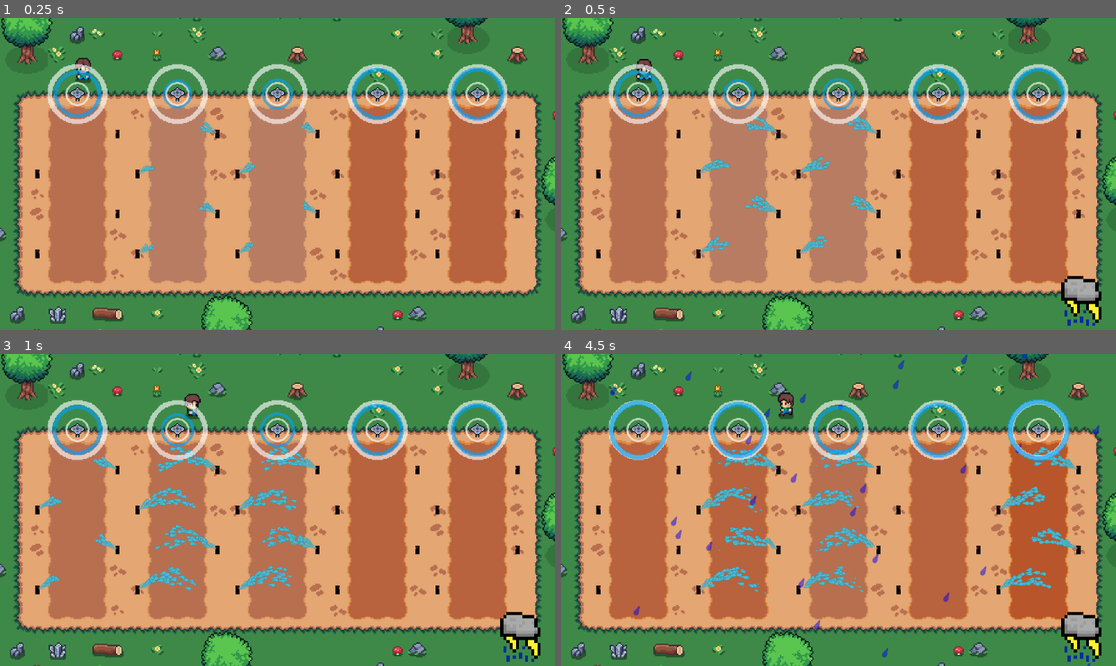
Above: before the commit, frames 1-4 (two rows, left to right).
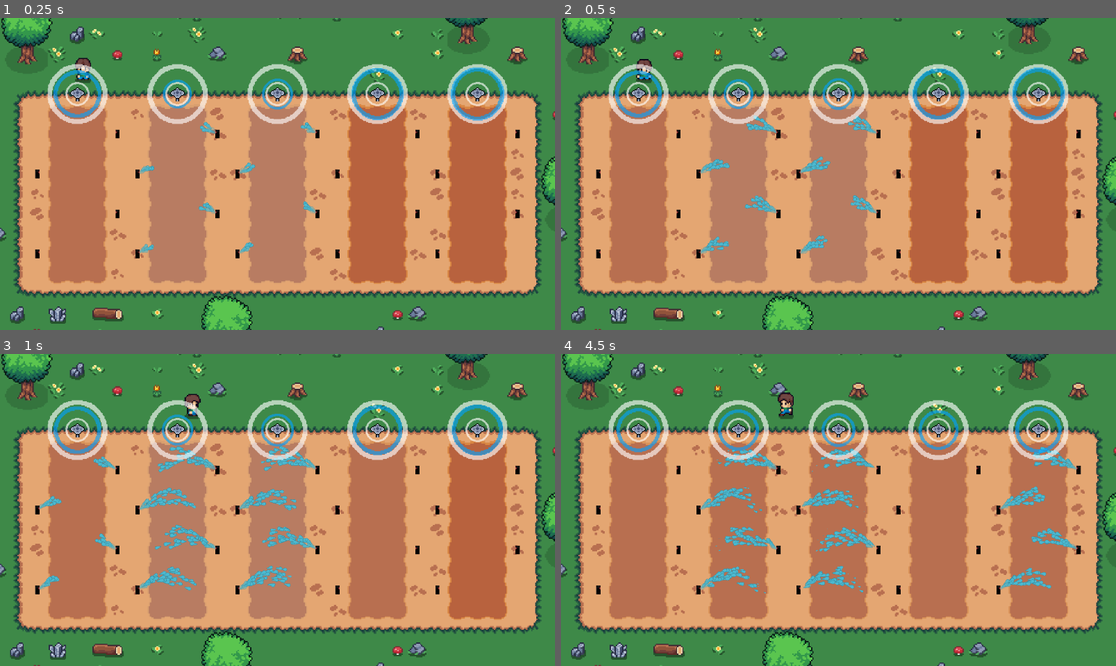
Above: after the commit, the same moments.

Repository: Omurex/PrecAg-SprinklerDash
Game: Godot game, scene res://Objects/GameScenes/main_game.tscn
The game is run twice, just before and just after one commit, with the same random seed, the same clock (stepped at 60 frames per second) and the same inputs.
Inputs:
- Up to frame 1 (0.25 s): no input
- Up to frame 2 (0.5 s): no input
- Up to frame 3 (1 s): hold D (right) from 0.53 s (still down); tap Space (interact) at 0.6 s
- Up to frame 4 (4.5 s): release D (right) at 1.28 s; hold A (left) 1.28-2.03 s; tap Space (interact) every 0.75 s from 1.35 to 4.35 s; hold D (right) 2.03-3.53 s; hold A (left) from 3.53 s (still down)

Frame 1 is identical in both runs. In frame 2, 1.1% of the frame differs, in the area x 9-98%, y 15-99%; in frame 3, 1.8%; in frame 4, 9.8%, in the area x 8-98%, y 0-100%.

Commit message:
Got warning system in place for weather effects

Diff:
--- a/Objects/GameScenes/main_game.tscn
+++ b/Objects/GameScenes/main_game.tscn
@@ -6,8 +6,7 @@
 [ext_resource type="Script" path="res://Objects/zMisc/field.gd" id="4_0xgus"]
 [ext_resource type="PackedScene" uid="uid://bpncji1vsivr7" path="res://Objects/Sprinkler/sprinkler_nozzle.tscn" id="5_8yrca"]
 [ext_resource type="PackedScene" uid="uid://bp6dwhn3mnlt4" path="res://Objects/Weather/weather_system.tscn" id="6_87syu"]
-[ext_resource type="Texture2D" uid="uid://b2o5is7ohin8k" path="res://Art/Sprites/WeatherIcons/RainWeatherIcon.png" id="6_i8wiv"]
-[ext_resource type="Script" path="res://Objects/zMisc/weather_icon_visual.gd" id="6_mvg1y"]
+[ext_resource type="PackedScene" uid="uid://ddmefqx7t4733" path="res://Objects/Weather/weather_icon_visual.tscn" id="6_ylomu"]
 
 [sub_resource type="RectangleShape2D" id="RectangleShape2D_c8c8p"]
 size = Vector2(32, 10000)
@@ -131,25 +130,8 @@
 position = Vector2(32, 96)
 facing_right = false
 
-[node name="CanvasLayer" type="CanvasLayer" parent="." node_paths=PackedStringArray("weather_system", "tex_rect")]
-script = ExtResource("6_mvg1y")
+[node name="WeatherIconVisual" parent="." node_paths=PackedStringArray("weather_system") instance=ExtResource("6_ylomu")]
 weather_system = NodePath("../WeatherSystem")
-tex_rect = NodePath("TextureRect")
-
-[node name="TextureRect" type="TextureRect" parent="CanvasLayer"]
-anchors_preset = -1
-anchor_left = 0.896
-anchor_top = 0.827
-anchor_right = 0.986
-anchor_bottom = 0.988
-offset_left = -0.192017
-offset_top = 0.104004
-offset_right = 0.12793
-offset_bottom = -0.223999
-grow_horizontal = 0
-grow_vertical = 0
-texture = ExtResource("6_i8wiv")
-stretch_mode = 4
 
 [node name="WeatherSystem" parent="." node_paths=PackedStringArray("field") instance=ExtResource("6_87syu")]
 field = NodePath("../Field")
--- a/Objects/HydrationModifier/hydration_modifier.gd
+++ b/Objects/HydrationModifier/hydration_modifier.gd
@@ -15,13 +15,23 @@
 		mod_amount_per_sec = val
 
 
+@export var delay : float = 0 :
+	get:
+		return delay
+
+	set(val):
+		delay = val
+
+
 var field_row : FieldRow
 
+var time_passed : float = 0
 
 
-func initialize(mod_amount : float):
+func initialize(mod_amount : float, start_delay : float):
 
 	mod_amount_per_sec = mod_amount
+	delay = start_delay
 
 
 func _ready() -> void:
@@ -35,6 +45,11 @@
 
 func _process(delta: float) -> void:
 
+	time_passed += delta
+
+	if time_passed < delay:
+		return
+
 	field_row.modify_hydration(mod_amount_per_sec * delta)
 
 	pass
--- a/Objects/Sprinkler/sprinkler.gd
+++ b/Objects/Sprinkler/sprinkler.gd
@@ -24,7 +24,7 @@
 	on = field_row.hydration <= mid
 
 	hydration_modifier = hydration_modifier_packed.instantiate() as HydrationModifier
-	hydration_modifier.initialize(abs(modification_amount) * get_sign())
+	hydration_modifier.initialize(abs(modification_amount) * get_sign(), 0)
 
 	field_row.add_child.call_deferred(hydration_modifier)
 
--- a/Objects/Sprinkler/sprinkler_nozzle.gd
+++ b/Objects/Sprinkler/sprinkler_nozzle.gd
@@ -23,10 +23,6 @@
 	pass
 
 
-func _process(delta: float) -> void:
-	pass
-
-
 func toggle(on : bool) -> void:
 
 	water_emitter.emitting = on
--- a/Objects/Weather/Effects/Rain/rain_weather_effect.gd
+++ b/Objects/Weather/Effects/Rain/rain_weather_effect.gd
@@ -30,18 +30,6 @@
 	pass
 
 
-
-## Returns 0: Average position, 1: X bounds
-func calculate_field_vars() -> Array:
-
-	var ret : Array
-
-	ret.push_back(calculate_row_avg_pos())
-	ret.push_back(calculate_field_x_bounds())
-
-	return ret
-
-
 func calculate_row_avg_pos() -> Vector2:
 
 	var avg := Vector2(0, 0)
--- a/Objects/Weather/Effects/Rain/rain_weather_effect.tscn
+++ b/Objects/Weather/Effects/Rain/rain_weather_effect.tscn
@@ -23,6 +23,7 @@
 hydration_modifier_packed = ExtResource("2_mao25")
 weather_icon = ExtResource("3_m8fjk")
 hydration_modifier_amount = 5.0
+hydration_modifier_delay = 2.0
 duration_range = Vector2(8, 16)
 
 [node name="RainParticleSystem" type="GPUParticles2D" parent="."]
--- a/Objects/Weather/Effects/base_weather_effect.gd
+++ b/Objects/Weather/Effects/base_weather_effect.gd
@@ -10,6 +10,7 @@
 
 @export_group("Properties")
 @export var hydration_modifier_amount : float
+@export var hydration_modifier_delay : float
 @export var duration_range : Vector2
 
 
@@ -30,7 +31,7 @@
 
 		var hydration_modifier = hydration_modifier_packed.instantiate() as HydrationModifier
 
-		hydration_modifier.initialize(hydration_modifier_amount)
+		hydration_modifier.initialize(hydration_modifier_amount, hydration_modifier_delay)
 
 		row.add_child(hydration_modifier)
 
--- /dev/null
+++ b/Objects/Weather/weather_icon_visual.gd
@@ -0,0 +1,68 @@
+class_name WeatherIconVisual
+
+extends Node
+
+
+@export_group("References")
+@export var tex_rect : TextureRect
+@export var warning_flash_timer : Timer
+@export var weather_system : WeatherSystem
+
+
+@export_group("Properties")
+@export var warning_time : float = 5
+
+
+var is_warning := false
+
+
+func _ready() -> void:
+
+	weather_system.on_weather_effect_started.connect(show_icon)
+	weather_system.on_weather_effect_ended.connect(hide_icon)
+
+	hide_icon(null)
+
+	pass
+
+
+func _process(_delta: float) -> void:
+
+	if weather_system.is_weather_effect_in_progress():
+		return
+
+	if !is_warning and weather_system.get_time_left() <= warning_time:
+
+		tex_rect.texture = weather_system.request_next_weather_effect().weather_icon
+		is_warning = true
+		_on_warning_flash_timer_timeout()
+
+	pass
+
+
+func show_icon(weather_effect : BaseWeatherEffect):
+
+	is_warning = false
+	tex_rect.texture = weather_effect.weather_icon
+	tex_rect.visible = true
+
+	pass
+
+
+func hide_icon(_weather_effect : BaseWeatherEffect):
+
+	tex_rect.visible = false
+
+	pass
+
+
+func _on_warning_flash_timer_timeout() -> void:
+
+	if is_warning == false:
+		return
+
+	tex_rect.visible = !tex_rect.visible
+
+	warning_flash_timer.start()
+
+	pass # Replace with function body.
--- /dev/null
+++ b/Objects/Weather/weather_icon_visual.tscn
@@ -0,0 +1,30 @@
+[gd_scene load_steps=3 format=3 uid="uid://ddmefqx7t4733"]
+
+[ext_resource type="Script" path="res://Objects/Weather/weather_icon_visual.gd" id="1_v6k4k"]
+[ext_resource type="Texture2D" uid="uid://b2o5is7ohin8k" path="res://Art/Sprites/WeatherIcons/RainWeatherIcon.png" id="2_mjo01"]
+
+[node name="WeatherIconVisual" type="CanvasLayer" node_paths=PackedStringArray("tex_rect", "warning_flash_timer")]
+script = ExtResource("1_v6k4k")
+tex_rect = NodePath("TextureRect")
+warning_flash_timer = NodePath("WarningFlashTimer")
+
+[node name="TextureRect" type="TextureRect" parent="."]
+anchors_preset = -1
+anchor_left = 0.896
+anchor_top = 0.827
+anchor_right = 0.986
+anchor_bottom = 0.988
+offset_left = -0.192017
+offset_top = 0.104004
+offset_right = 0.12793
+offset_bottom = -0.223999
+grow_horizontal = 0
+grow_vertical = 0
+texture = ExtResource("2_mjo01")
+stretch_mode = 4
+metadata/_edit_use_anchors_ = true
+
+[node name="WarningFlashTimer" type="Timer" parent="."]
+wait_time = 0.2
+
+[connection signal="timeout" from="WarningFlashTimer" to="." method="_on_warning_flash_timer_timeout"]
--- a/Objects/Weather/weather_system.gd
+++ b/Objects/Weather/weather_system.gd
@@ -16,16 +16,13 @@
 
 
 var current_weather_effect : BaseWeatherEffect = null
+var queued_weather_effect : BaseWeatherEffect = null
 
 
 func _ready() -> void:
 
 	timer.start(Random.randf_range_vec2(first_weather_effect_delay_range))
 
-	pass
-
-
-func _process(delta: float) -> void:
 	pass
 
 
@@ -48,7 +45,12 @@
 
 	stop_current_weather_effect()
 
-	current_weather_effect = weather_effects.pick_random().instantiate() as BaseWeatherEffect
+	if queued_weather_effect == null:
+		current_weather_effect = select_random_weather_effect()
+
+	else:
+		current_weather_effect = queued_weather_effect
+		queued_weather_effect = null
 
 	current_weather_effect.init(field)
 
@@ -70,3 +72,28 @@
 	current_weather_effect = null
 
 	pass
+
+
+func select_random_weather_effect() -> BaseWeatherEffect:
+
+	return weather_effects.pick_random().instantiate() as BaseWeatherEffect
+
+
+func request_next_weather_effect() -> BaseWeatherEffect:
+
+	if queued_weather_effect == null:
+		queued_weather_effect = select_random_weather_effect()
+
+	return queued_weather_effect
+
+
+func is_weather_effect_in_progress() -> bool:
+
+	return current_weather_effect != null
+
+
+# Note: Depending on weather state, this can either be time left until next weather
+# effect, or time left until weather effect end. Use is_weather_effect_in_progress to check!
+func get_time_left() -> float:
+
+	return timer.time_left
--- a/Objects/Weather/weather_system.tscn
+++ b/Objects/Weather/weather_system.tscn
@@ -7,8 +7,8 @@
 script = ExtResource("1_nvbru")
 weather_effects = Array[PackedScene]([ExtResource("2_tyrrb")])
 timer = NodePath("Timer")
-first_weather_effect_delay_range = Vector2(0, 0.5)
-weather_effect_delay_range = Vector2(5, 10)
+first_weather_effect_delay_range = Vector2(10, 15)
+weather_effect_delay_range = Vector2(15, 30)
 
 [node name="Timer" type="Timer" parent="."]
 one_shot = true
--- a/Objects/zMisc/field.gd
+++ b/Objects/zMisc/field.gd
@@ -22,7 +22,3 @@
 
 func _ready() -> void:
 	pass
-
-
-func _process(delta: float) -> void:
-	pass
--- a/Objects/zMisc/weather_icon_visual.gd
+++ /dev/null
@@ -1,41 +0,0 @@
-class_name WeatherIconVisual
-
-extends Node
-
-
-@export_group("References")
-@export var weather_system : WeatherSystem
-@export var tex_rect : TextureRect
-
-
-@export_group("Properties")
-
-
-
-func _ready() -> void:
-
-	weather_system.on_weather_effect_started.connect(show_icon)
-	weather_system.on_weather_effect_ended.connect(hide_icon)
-
-	hide_icon(null)
-
-	pass
-
-
-func _process(delta: float) -> void:
-	pass
-
-
-func show_icon(weather_effect : BaseWeatherEffect):
-
-	tex_rect.texture = weather_effect.weather_icon
-	tex_rect.visible = true
-
-	pass
-
-
-func hide_icon(weather_effect : BaseWeatherEffect):
-
-	tex_rect.visible = false
-
-	pass
Not shown: 1 places in Objects/GameScenes/main_game.tscn that only renumber resources
